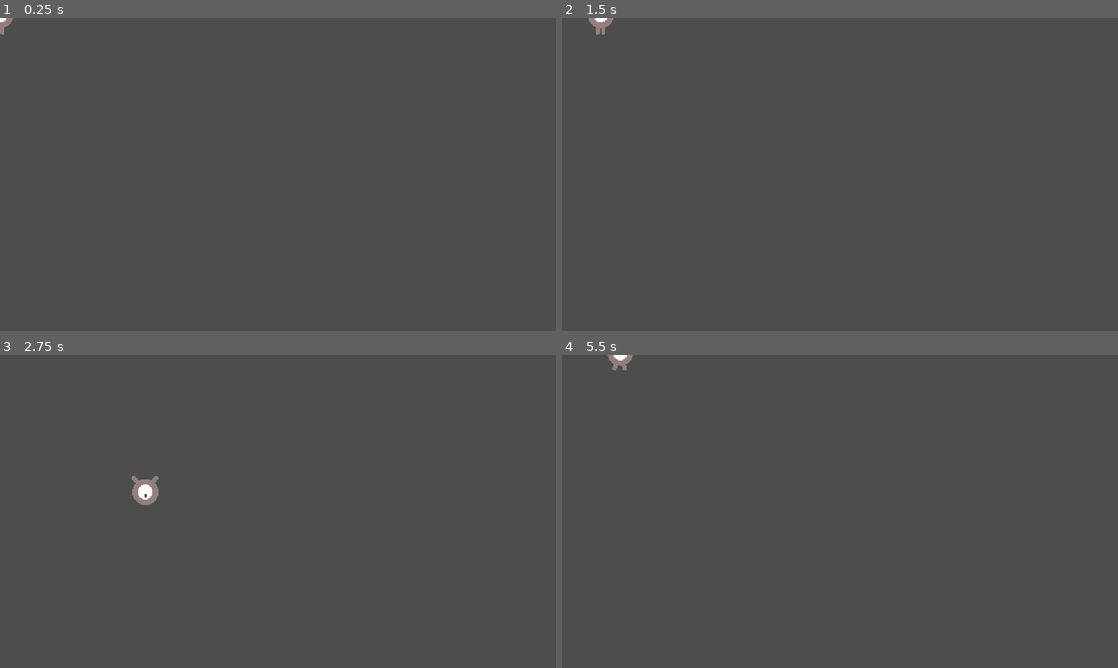
Above: before the commit, frames 1-4 (two rows, left to right).
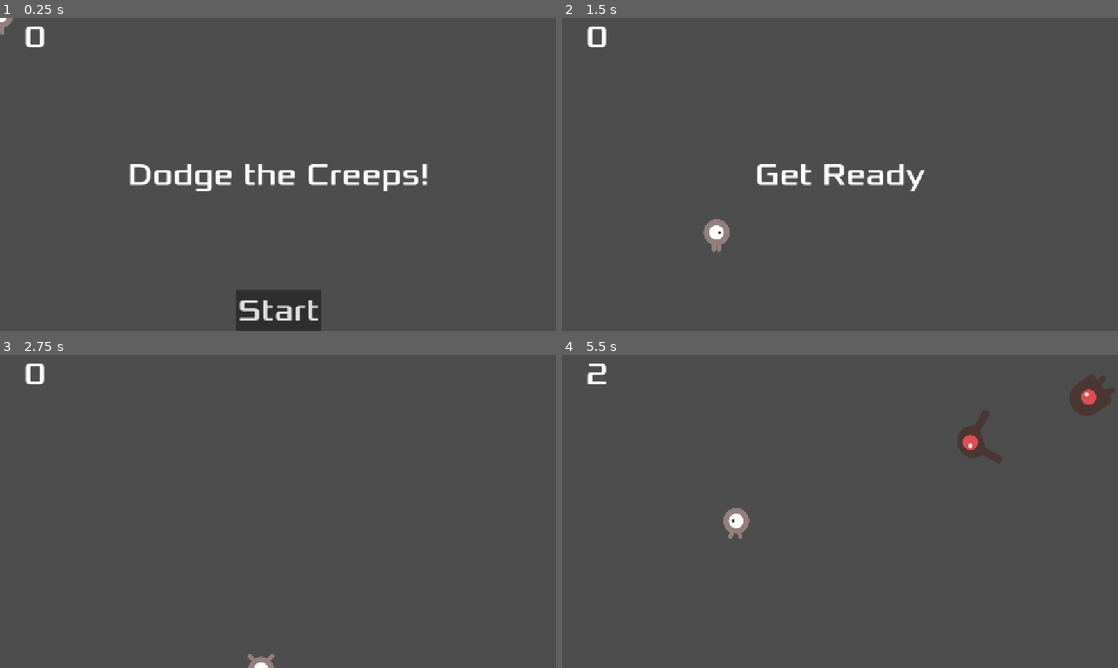
Above: after the commit, the same moments.

Repository: ZerfyT/dodge-the-creeps
Game: Godot game, scene res://main.tscn
Two runs of this game, one before a commit and one after it. Both use one fixed random seed, a clock stepped at 60 frames per second and the inputs below. Before the commit the project has no main scene; this scene is started directly in both runs.
Inputs (mouse positions are in pixels of both pictures, inside the frame that each line leads up to):
- Up to frame 1 (0.25 s): no input
- Up to frame 2 (1.5 s): click (840, 309) at 0.5 s, where only the run after the commit has a clickable "Start"; tap Enter at 1.25 s; hold Right (move_right) from 1.28 s (still down)
- Up to frame 3 (2.75 s): release Right (move_right) at 2.03 s; hold Down (move_down) from 2.03 s (still down)
- Up to frame 4 (5.5 s): release Down (move_down) at 2.78 s; hold Right (move_right) 2.78-3.53 s; hold Up (move_up) 3.53-4.28 s; hold Left (move_left) from 4.28 s (still down)

The runs differ from the first frame. In frame 1, 3.6% of the frame differs, in the area x 4-77%, y 2-100%; in frame 2, 1.6%; in frame 3, 0.7%; in frame 4, 1.8%.

Commit message:
Upgrade godot 4.3 -> 4.4 & integrate main scene to work with other scenes

Diff:
--- /dev/null
+++ b/hud.gd
@@ -0,0 +1,38 @@
+extends CanvasLayer
+
+signal start_game
+
+# Called when the node enters the scene tree for the first time.
+func _ready() -> void:
+	pass # Replace with function body.
+
+
+# Called every frame. 'delta' is the elapsed time since the previous frame.
+func _process(delta: float) -> void:
+	pass
+
+
+func show_message(text):
+	$Message.text = text
+	$Message.show()
+	$MessageTimer.start()
+
+func show_game_over():
+	show_message("Game Over")
+	await $MessageTimer.timeout
+
+	$Message.text = "Dodge the Creeps!"
+	$Message.show()
+
+	await get_tree().create_timer(1.0).timeout
+	$StartButton.show()
+
+func update_score(score):
+	$ScoreLabel.text = str(score)
+
+func _on_start_button_pressed():
+	$StartButton.hide()
+	start_game.emit()
+
+func _on_message_timer_timeout():
+	$Message.hide()
--- a/hud.tscn
+++ b/hud.tscn
@@ -1,3 +1,58 @@
-[gd_scene format=3 uid="uid://yny0ess7jh5w"]
+[gd_scene load_steps=3 format=3 uid="uid://yny0ess7jh5w"]
+
+[ext_resource type="FontFile" uid="uid://vqgtegixa7lc" path="res://fonts/Xolonium-Regular.ttf" id="1_kk5b2"]
+[ext_resource type="Script" uid="uid://ntinq63fuomm" path="res://hud.gd" id="1_r5bq7"]
 
 [node name="HUD" type="CanvasLayer"]
+script = ExtResource("1_r5bq7")
+
+[node name="ScoreLabel" type="Label" parent="."]
+offset_right = 144.0
+offset_bottom = 78.0
+size_flags_horizontal = 4
+theme_override_fonts/font = ExtResource("1_kk5b2")
+theme_override_font_sizes/font_size = 64
+text = "0"
+horizontal_alignment = 1
+vertical_alignment = 1
+
+[node name="Message" type="Label" parent="."]
+anchors_preset = 8
+anchor_left = 0.5
+anchor_top = 0.5
+anchor_right = 0.5
+anchor_bottom = 0.5
+offset_left = -312.5
+offset_top = -39.0
+offset_right = 312.5
+offset_bottom = 39.0
+grow_horizontal = 2
+grow_vertical = 2
+theme_override_fonts/font = ExtResource("1_kk5b2")
+theme_override_font_sizes/font_size = 64
+text = "Dodge the Creeps!"
+horizontal_alignment = 1
+vertical_alignment = 1
+autowrap_mode = 2
+
+[node name="StartButton" type="Button" parent="."]
+anchors_preset = 7
+anchor_left = 0.5
+anchor_top = 1.0
+anchor_right = 0.5
+anchor_bottom = 1.0
+offset_left = -88.5
+offset_top = -86.0
+offset_right = 88.5
+grow_horizontal = 2
+grow_vertical = 0
+theme_override_fonts/font = ExtResource("1_kk5b2")
+theme_override_font_sizes/font_size = 64
+text = "Start"
+
+[node name="MessageTimer" type="Timer" parent="."]
+wait_time = 2.0
+one_shot = true
+
+[connection signal="pressed" from="StartButton" to="." method="_on_start_button_pressed"]
+[connection signal="timeout" from="MessageTimer" to="." method="_on_message_timer_timeout"]
--- a/main.gd
+++ b/main.gd
@@ -2,7 +2,6 @@
 
 @export var mob_scene: PackedScene
 var score
-
 
 # Called when the node enters the scene tree for the first time.
 func _ready() -> void:
@@ -17,7 +16,7 @@
 
 func _on_player_hit() -> void:
 	game_over()
-	new_game()
+	#new_game()
 
 
 func _on_mob_timer_timeout() -> void:
@@ -45,6 +44,7 @@
 
 func _on_score_timer_timeout() -> void:
 	score += 1
+	$HUD.update_score(score)
 
 
 func _on_start_timer_timeout() -> void:
@@ -56,8 +56,15 @@
 	$ScoreTimer.stop()
 	$MobTimer.stop()
 
+	$HUD.show_game_over()
+
 
 func new_game():
 	score = 0
 	$Player.start($StartPosition.position)
 	$StartTimer.start()
+
+	$HUD.update_score(score)
+	$HUD.show_message("Get Ready")
+
+	get_tree().call_group("mobs", "queue_free")
--- a/main.tscn
+++ b/main.tscn
@@ -1,8 +1,9 @@
-[gd_scene load_steps=5 format=3 uid="uid://ic3hvi1vc68o"]
+[gd_scene load_steps=6 format=3 uid="uid://ic3hvi1vc68o"]
 
-[ext_resource type="Script" path="res://main.gd" id="1_0ep6x"]
+[ext_resource type="Script" uid="uid://btor7qdul45o2" path="res://main.gd" id="1_0ep6x"]
 [ext_resource type="PackedScene" uid="uid://bby5ddshhuibf" path="res://player.tscn" id="1_xkhy7"]
 [ext_resource type="PackedScene" uid="uid://fm5n41v2w1kg" path="res://mob.tscn" id="2_p7ubd"]
+[ext_resource type="PackedScene" uid="uid://yny0ess7jh5w" path="res://hud.tscn" id="4_1bvp3"]
 
 [sub_resource type="Curve2D" id="Curve2D_4akr8"]
 _data = {
@@ -34,7 +35,10 @@
 [node name="MobSpawnLocation" type="PathFollow2D" parent="MobPath"]
 position = Vector2(832, 0)
 
+[node name="HUD" parent="." instance=ExtResource("4_1bvp3")]
+
 [connection signal="hit" from="Player" to="." method="_on_player_hit"]
 [connection signal="timeout" from="MobTimer" to="." method="_on_mob_timer_timeout"]
 [connection signal="timeout" from="ScoreTimer" to="." method="_on_score_timer_timeout"]
 [connection signal="timeout" from="StartTimer" to="." method="_on_start_timer_timeout"]
+[connection signal="start_game" from="HUD" to="." method="new_game"]
--- a/mob.tscn
+++ b/mob.tscn
@@ -48,7 +48,7 @@
 radius = 37.0
 height = 102.0
 
-[node name="Mob" type="RigidBody2D"]
+[node name="Mob" type="RigidBody2D" groups=["mobs"]]
 gravity_scale = 0.0
 script = ExtResource("1_ikkh5")
 
--- a/project.godot
+++ b/project.godot
@@ -11,7 +11,8 @@
 [application]
 
 config/name="New Game Project"
-config/features=PackedStringArray("4.3", "Forward Plus")
+run/main_scene="uid://ic3hvi1vc68o"
+config/features=PackedStringArray("4.4", "Forward Plus")
 config/icon="res://icon.svg"
 
 [display]
Not shown, changed: fonts/Xolonium-Regular.ttf.import
Not shown, added: hud.gd.uid
Not shown, added: main.gd.uid
Not shown, added: mob.gd.uid
Not shown: 1 places in mob.tscn that only renumber resources
Not shown, added: player.gd.uid
Not shown: 1 places in player.tscn that only renumber resources
